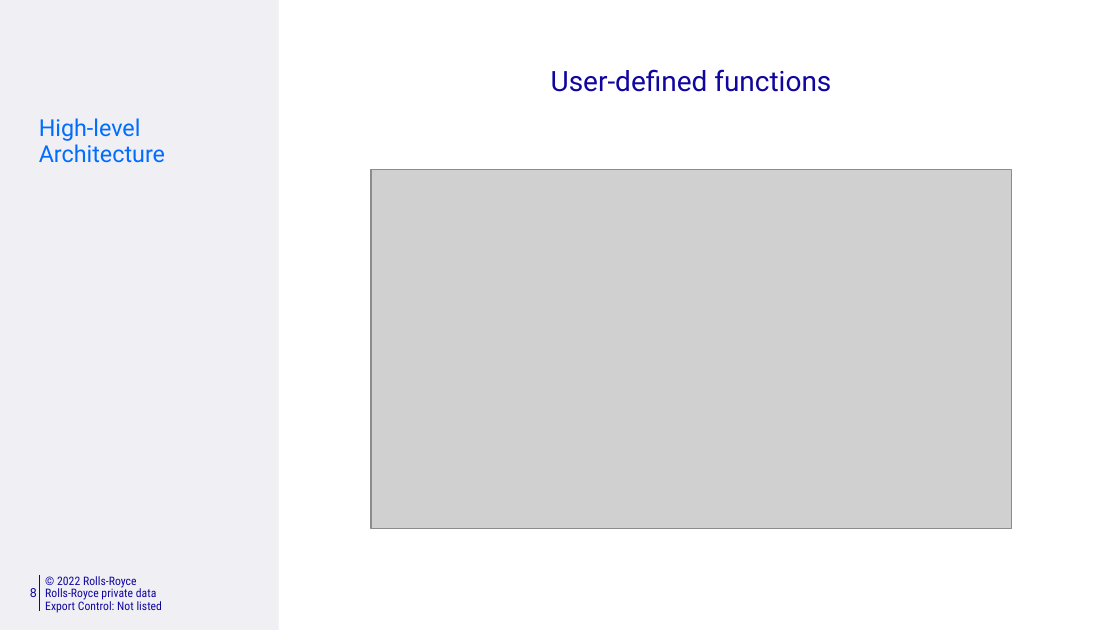
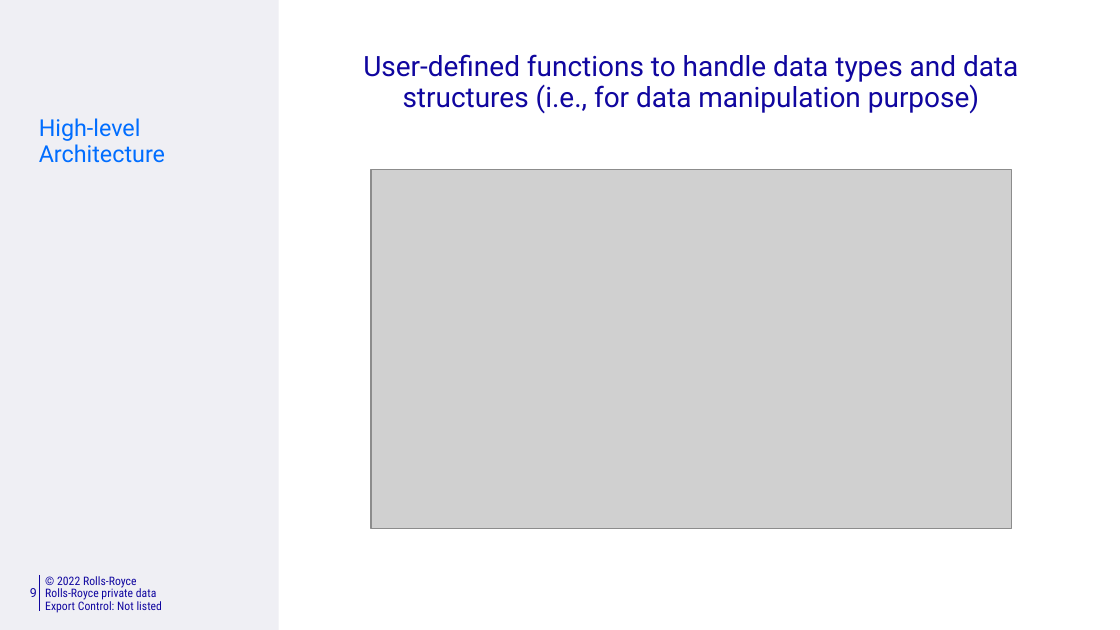
Before and after one commit to killingbear999/IPSOMEDT_Marine, a slide deck: slide 9 of notes/IPSOMEDT Marine_MATLAB discussion.pptx (slide 8 before the commit). Drawn at 1120x630 pixels with LibreOffice and Linux fonts; fonts in the diff are those of the drawing; grey boxes stand for pictures; background and template pictures are left out. Boxes give left, top, right and bottom in pixels: in the first picture for what was removed or moved away, otherwise in the second. Text is boxed around its words. In the diff, an @@ line names an element or a change of style, - is before the commit and + after.

```diff
--- a/notes/IPSOMEDT Marine_MATLAB discussion.pptx
+++ b/notes/IPSOMEDT Marine_MATLAB discussion.pptx
@@ title at bbox=[363, 54, 1018, 114]: text changed @@
-User-defined functions
+User-defined functions to handle data types and data structures (i.e., for data manipulation purpose)
```
Also in this commit, not shown: 8 other slides changed, 2 slides added, 1 other file.
